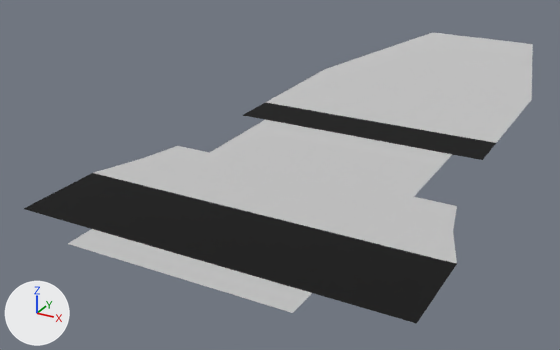
One commit to the FBX model fbx/Engines/First Engine.fbx: the scene before it, then after it.
Both versions are drawn from a 50 mm lens placed at (0.0369, -0.1078, 0.0356), pointed at (-0.011, -0.0208, -0.0079). Arrows for +X, +Y and +Z are at lower left; the lights stay in place.

The scene before the commit, as lines of its bpy script (objects in view):
```python
me_plane_001 = bpy.data.meshes.new('Plane.001')
me_plane_001.from_pydata(...)  # 43 vertices, 28 faces; spans x -0.37..0.37, y -1.05..0.68, z 0.0
# faces by material slot: [20, 8]
me_plane_001.materials.append(mat_white)  # light grey #dedede
me_plane_001.materials.append(mat_black)  # black #000000
ob_first_engine = bpy.data.objects.new('First Engine', me_plane_001)
ob_first_engine.location = (0.0, 0.0, 0.0)
ob_first_engine.scale = (0.0575, 0.0575, 0.0575)
```
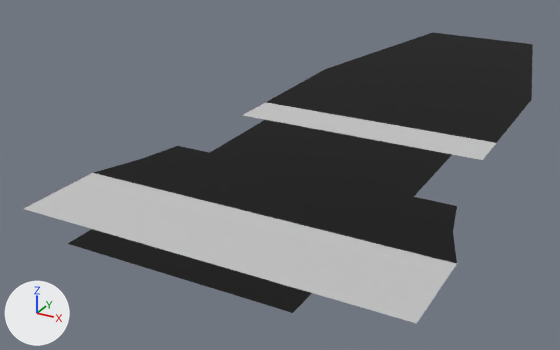
Location of each change, (x1, y1, x2, y2) in pixels of the pictures (560 x 350 px):
part 1 of me_plane_001, recoloured (grey to black)
    both: (68, 32, 533, 313)
part 2 of me_plane_001, recoloured (black to grey)
    both: (24, 102, 496, 323)

What the commit changed:
me_plane_001 has 43 vertices, 28 faces and spans x -0.37..0.37, y -1.05..0.68, z 0.0.
me_plane_001 is used by ob_first_engine; location (0.0, 0.0, 0.0); scale (0.0575, 0.0575, 0.0575).
me_plane_001 part 1: all 20 faces that had it switch from mat_white (light grey #dedede) to mat_black (black #000000).
me_plane_001 part 2: all 8 faces that had it switch from mat_black (black #000000) to mat_white (light grey #dedede).
